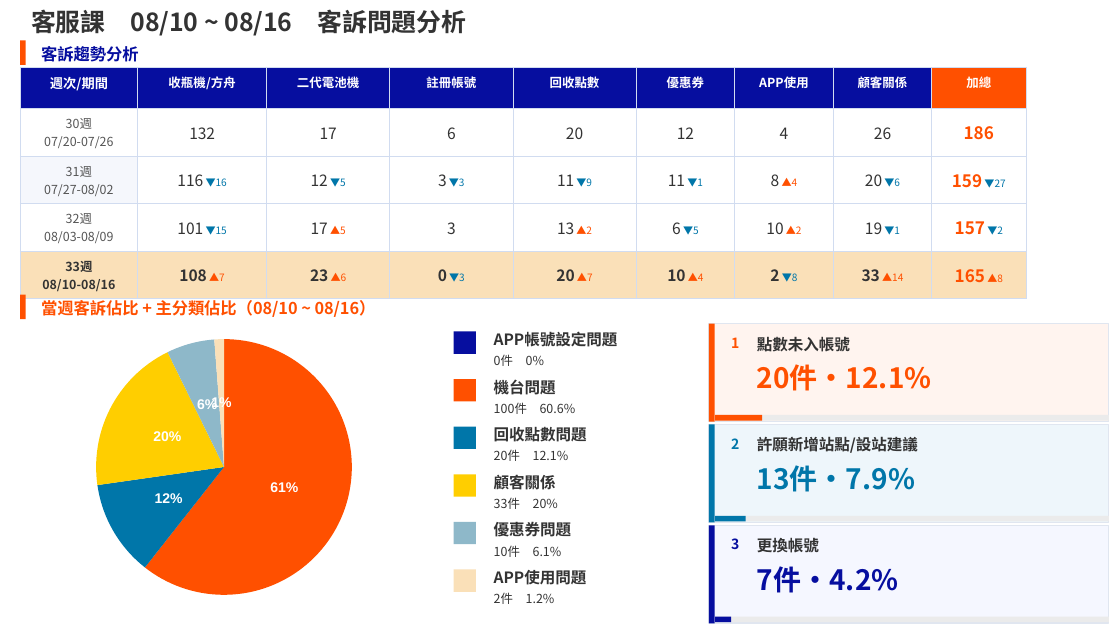
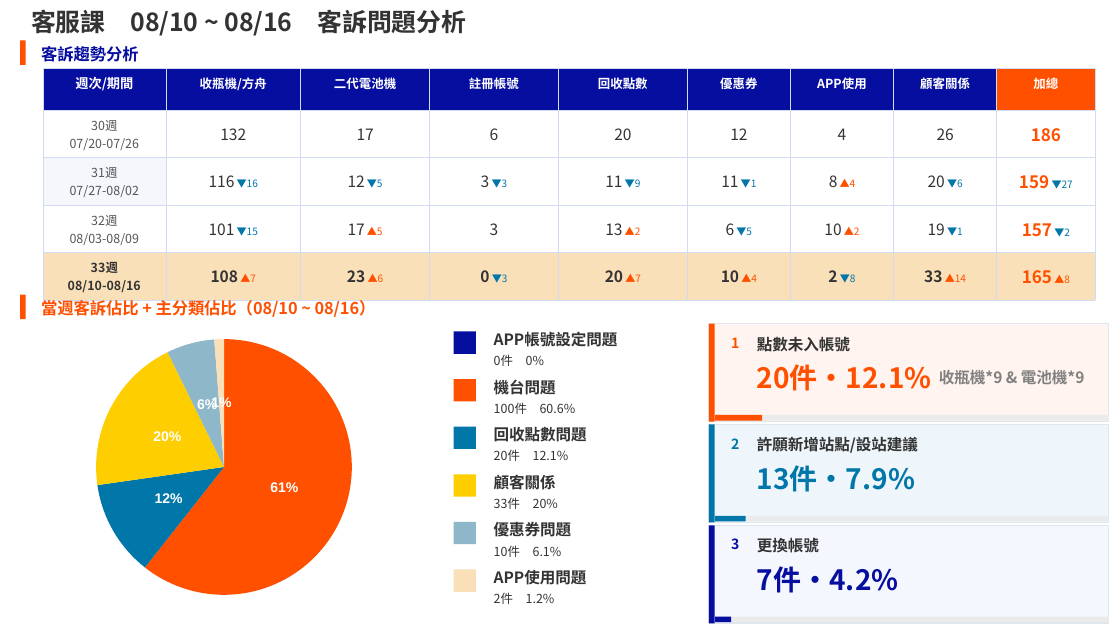
Before and after one commit to fen-ecoco/Operations-Weekly-Report, a slide deck: slide 1 of weekly-ppt/ecoco_週報_第33週_0810-0816.pptx. Drawn at 1120x630 pixels with LibreOffice and Linux fonts; fonts in the diff are those of the drawing. Boxes give left, top, right and bottom in pixels: in the first picture for what was removed or moved away, otherwise in the second. Text is boxed around its words. In the diff, an @@ line names an element or a change of style, - is before the commit and + after.

```diff
--- a/weekly-ppt/ecoco_週報_第33週_0810-0816.pptx
+++ b/weekly-ppt/ecoco_週報_第33週_0810-0816.pptx
@@ table: place and size @@
-table at [20, 67, 1026, 296]
+table at [43, 68, 1094, 296]
@@ text added at [939, 370, 1085, 385], 10 pt, text #808080, bold @@
+收瓶機*9 & 電池機*9
```
Also in this commit, not shown: 1 other slide changed, 21 other files.
